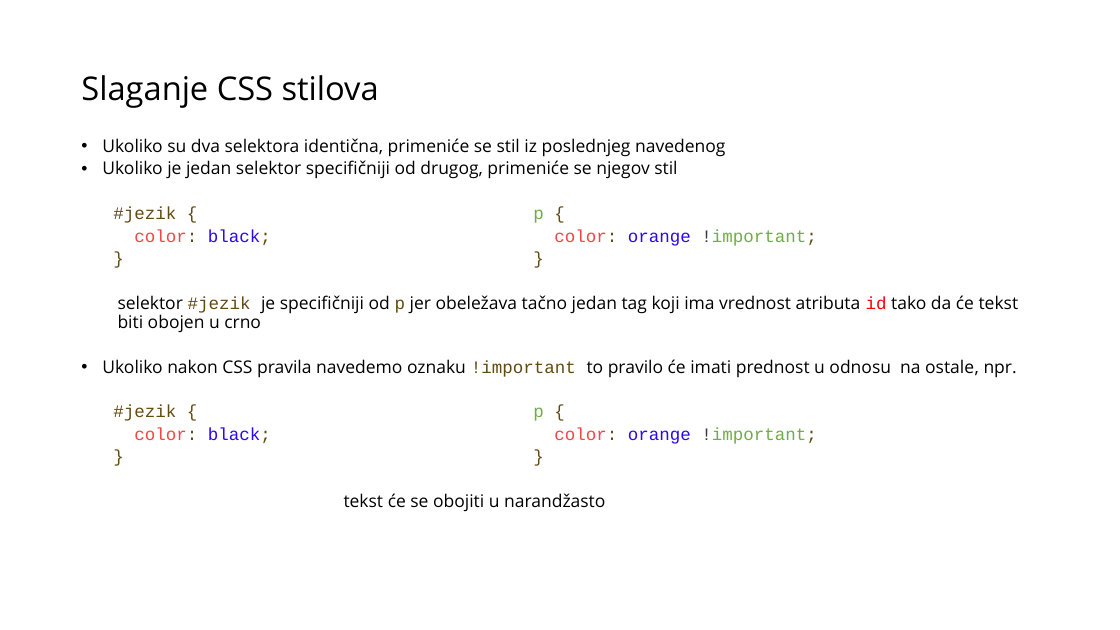
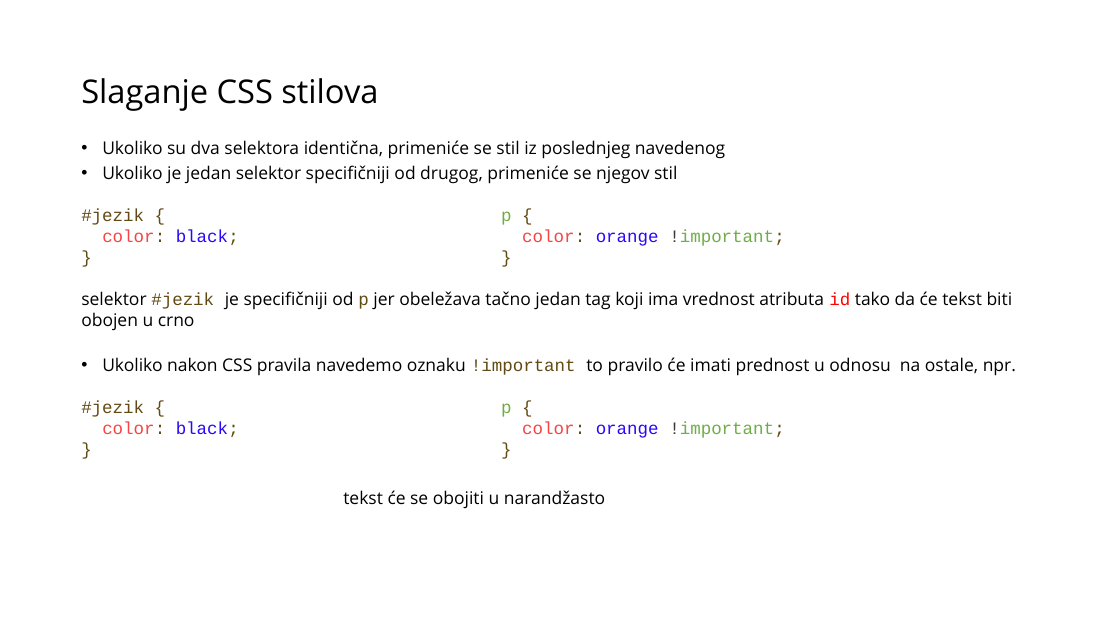
Before and after one commit to MissUchiha/frontend-programming-course, a slide deck: slide 17 of CSS/Prezentacija CSS.pptx. Drawn at 1120x630 pixels with LibreOffice and Linux fonts; fonts in the diff are those of the drawing. Boxes give left, top, right and bottom in pixels: in the first picture for what was removed or moved away, otherwise in the second. Text is boxed around its words. In the diff, an @@ line names an element or a change of style, - is before the commit and + after.

```diff
--- a/CSS/Prezentacija CSS.pptx
+++ b/CSS/Prezentacija CSS.pptx
@@ text "Slaganje CSS stilova" at (81, 78, 378, 111): line spacing 0.9 to 1 @@
@@ text "Ukoliko su dva selektora identična, ..." at (81, 140, 1016, 509): line spacing 0.9 to 1; list level 3 to 1 in "#jezik { p {"; list level 3 to 1 in "color: black; color: orange !important;"; list level 3 to 1 in "} }"; list level 2 to 1 in "selektor #jezik je specifičniji od ..." @@
```
Also in this commit, not shown: 60 other slides changed, 3 other files.
